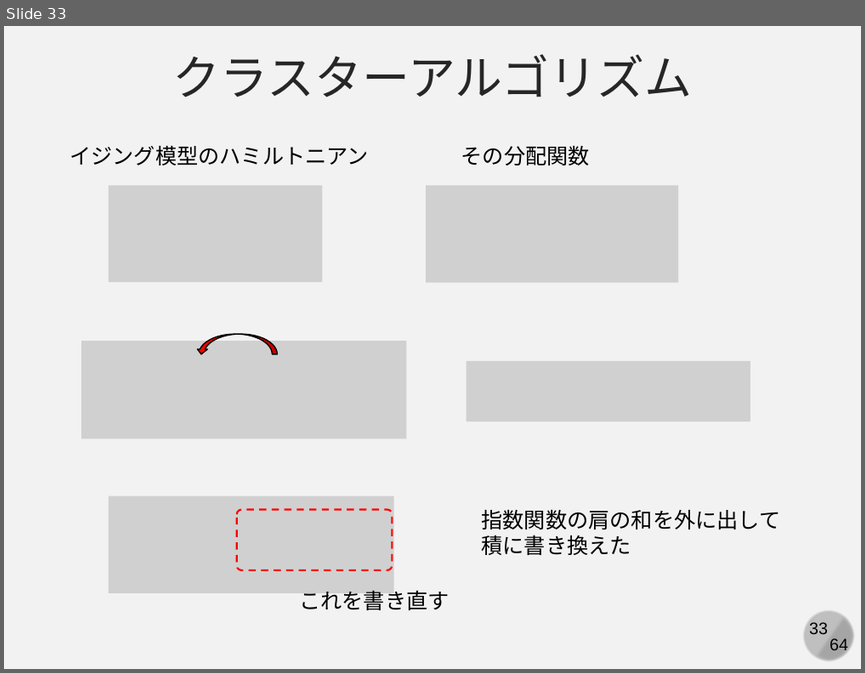
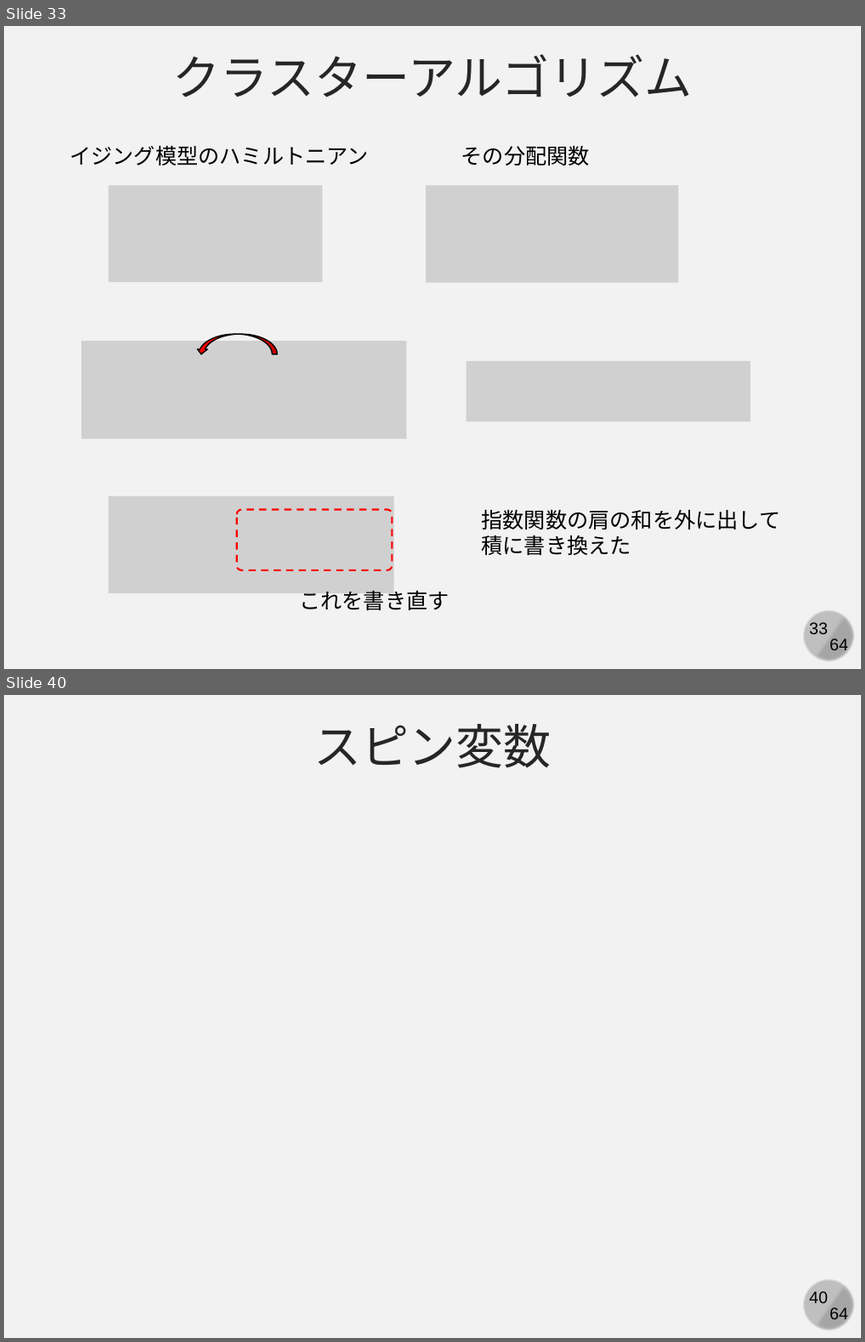
Before and after one commit to kaityo256/simulation_engineering, a slide deck: 04_mc_advanced/simulation04.pptx. Shown one above the other, each under a label of ours: slide 33 before the commit, slides 33 and 40 after it; the slides between them are not shown. The pictures are 865x673 and 865x1342 pixels, drawn with LibreOffice and Linux fonts; fonts in the diff are those of the drawing; grey boxes stand for pictures. Boxes give left, top, right and bottom in pixels: in the first picture for what was removed or moved away, otherwise in the second. Text is boxed around its words. In the diff, an @@ line names an element or a change of style, - is before the commit and + after.

```diff
--- a/04_mc_advanced/simulation04.pptx
+++ b/04_mc_advanced/simulation04.pptx
@@ slide 40 added at bbox=[4, 695, 861, 1338], background #F2F2F2; not listed: 4 template elements that a slide beside it also shows @@
@@ text added at bbox=[313, 724, 551, 768], 40 pt, text #262626 @@
+スピン変数
```
Also in this commit, not shown: 1 slide changed, 5 other slides added.
